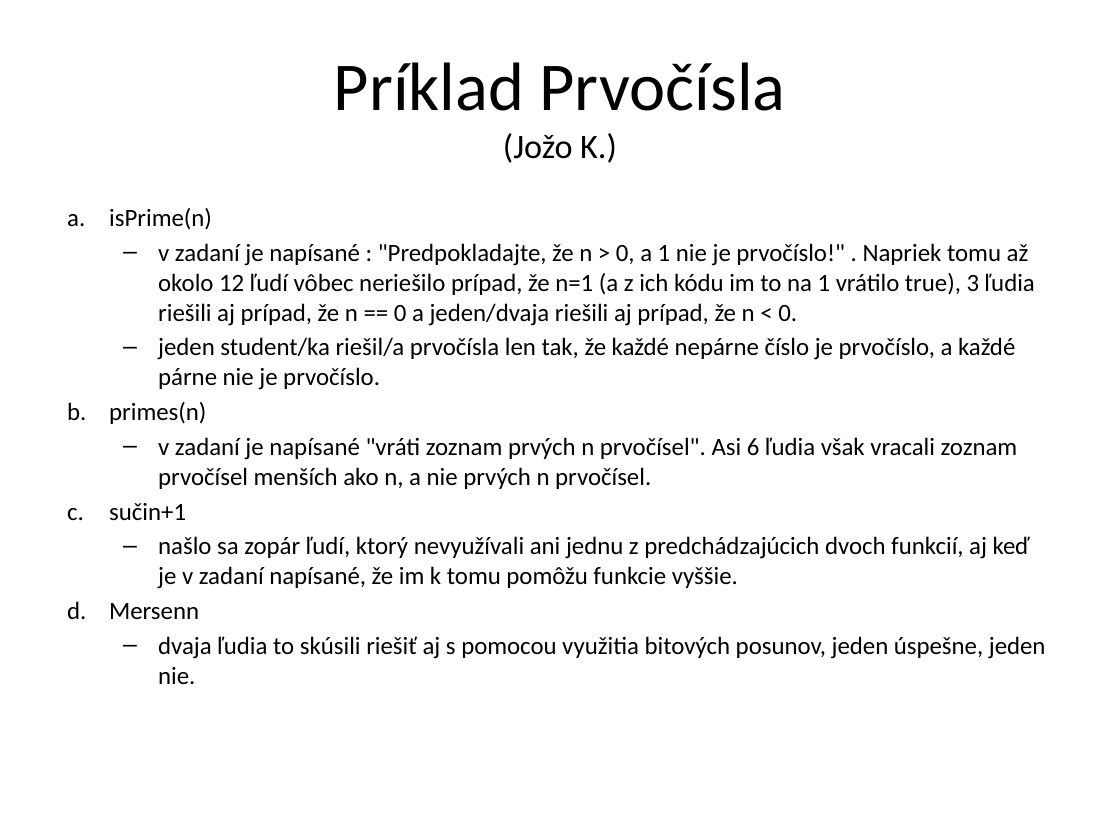
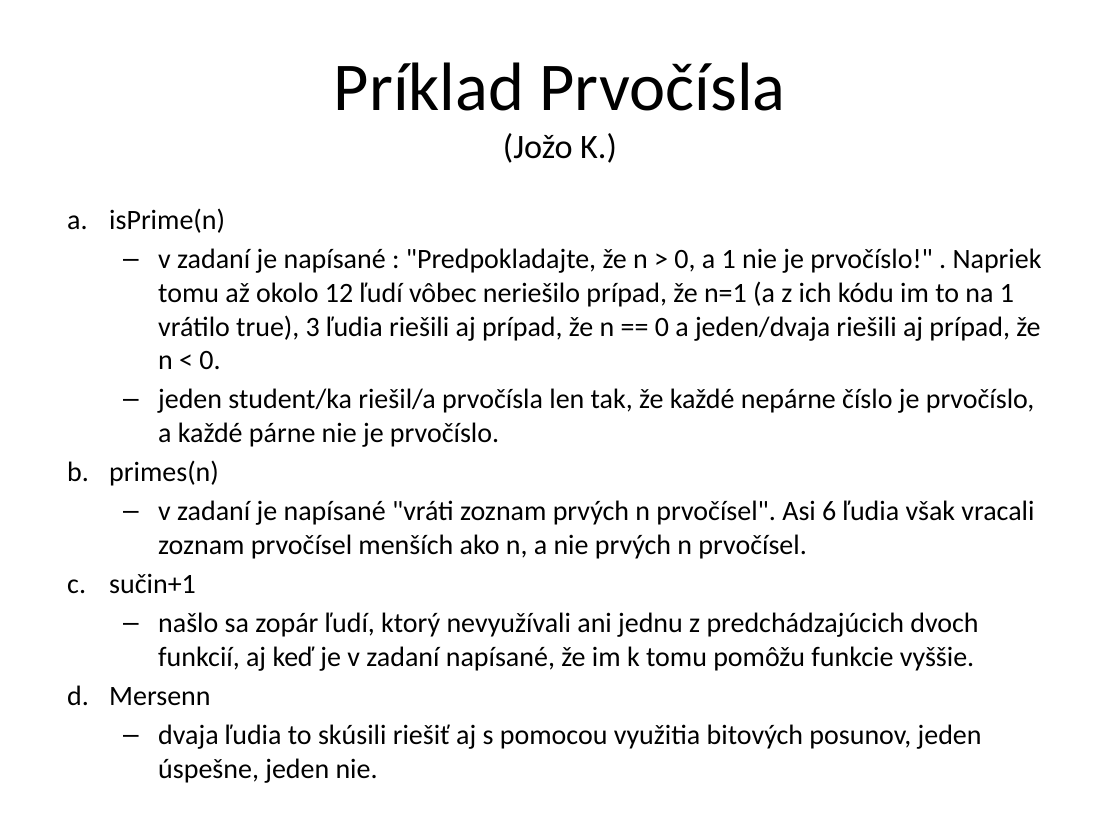
Before and after one commit to Programovanie4/Prednasky, a slide deck: slide 3 of 10/10_java_intro.pptx. Drawn at 1120x840 pixels with LibreOffice and Linux fonts; fonts in the diff are those of the drawing. Boxes give left, top, right and bottom in pixels: in the first picture for what was removed or moved away, otherwise in the second. Text is boxed around its words. In the diff, an @@ line names an element or a change of style, - is before the commit and + after.

```diff
--- a/10/10_java_intro.pptx
+++ b/10/10_java_intro.pptx
@@ text "isPrime(n)" at (109,208,1042,749): size 16 to 18 pt @@
```
Also in this commit, not shown: 2 other slides changed, 1 slide added, 1 other file.
